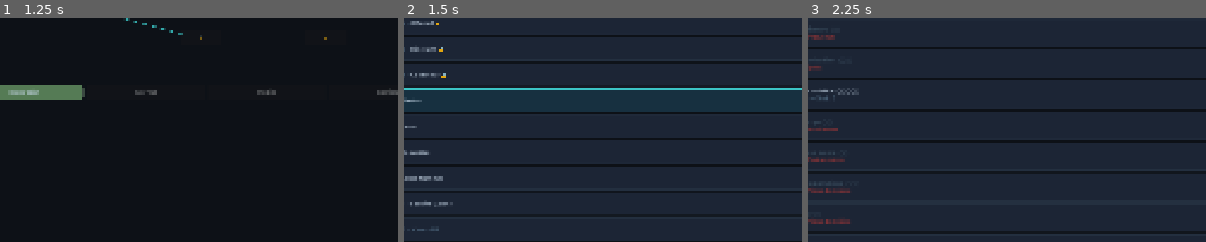
Above: before the commit, frames 1-3 (left to right).
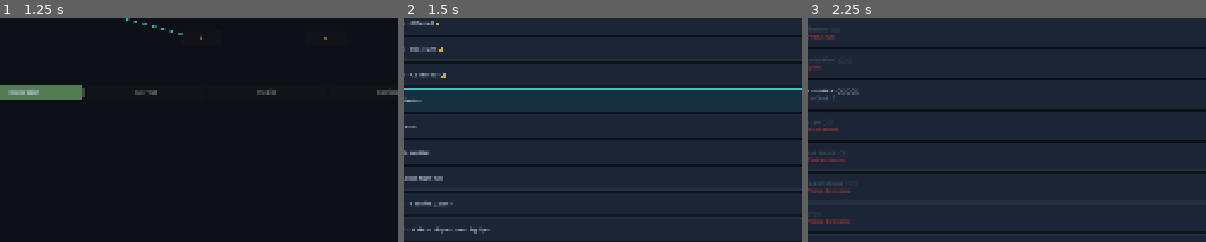
Above: after the commit, the same moments.

Repository: Aym2ric/vaisseau-minier
Game: Godot game, scene res://scenes/main.tscn
The game is run twice, just before and just after one commit, with the same random seed, the same clock (stepped at 60 frames per second) and the same inputs.
Inputs:
- Up to frame 1 (1.25 s): click "NAVIGATION" at 0.5 s
- Up to frame 2 (1.5 s): click "HANGAR" at 1.25 s
- Up to frame 3 (2.25 s): click "RECHERCHE" at 2 s
The pictures show only the part of the screen within x 14-64%, y 34-84%; the shares and areas given below are measured in that part.

Frame 1 is identical in both runs. In frame 2, 0.2% of the frame differs, in the area x 2-22%, y 92-97%; in frame 3, nothing differs.
Error before the commit: Parse Error: Could not resolve class "Laser", because of a parser error. (res://scenes/ship/ship.gd:25)

Commit message:
Jalon 8 Polish : système de modules passifs (16 modules, 1-4 slots)
- GameData.MODULES : 16 modules (aimant, scanner, optimiseur minier, etc.)
- SaveGame : slot_count(), module_active(), equip/unequip_module(),
  module_dmg_mult(), module_rate_mult(), module_mine_mult()
- Hooks passifs : blindage (-15% dégâts), générateur bouclier (+15 PV),
  nanorobots (+0,3 PV/s), propulseur (+15% vitesse), condensateur (-20% dash),
  amplificateur (+20% dmg), accélérateur (+20% cadence), optimiseur (+25% mine)
- Hub Hangar : slots réels cliquables avec picker dans le panneau détail
- Fix laser.gd : indentation match evo dans else
- Fix rocket.gd : area_entered ne peut pas être Rock (StaticBody2D)
- Fix ship.gd : auto-visée cible tous les éléments sans filtre is_mineable
- 130/130 tests

Co-Authored-By: Claude Sonnet 4.6 <noreply@anthropic.com>

Diff:
--- a/autoload/game_data.gd
+++ b/autoload/game_data.gd
@@ -237,6 +237,26 @@
 	"dmg":    {"name": "Munitions perforantes","desc": "+25 % de dégâts de tir."},
 	"mult":   {"name": "Scanner de minerai",   "desc": "+0,25 multiplicateur de butin."},
 	"mine":   {"name": "Forage intensif",      "desc": "+40 % de vitesse de minage."},
+}
+
+## 16 modules passifs équipables dans les emplacements débloqués via Logistique.
+const MODULES: Dictionary = {
+	"aimant":                      {"name": "Aimant",                      "desc": "+30 % rayon de ramassage."},
+	"scanner":                     {"name": "Scanner",                     "desc": "Révèle les ressources et POI hors écran."},
+	"optimiseur_minier":           {"name": "Optimiseur minier",           "desc": "+25 % dégâts de minage."},
+	"drone_collecteur":            {"name": "Drone collecteur",            "desc": "Collecte automatiquement les pickups proches."},
+	"generateur_bouclier":         {"name": "Générateur de bouclier",      "desc": "+15 PV maximum au début de chaque run."},
+	"blindage_renforce":           {"name": "Blindage renforcé",           "desc": "-15 % dégâts reçus."},
+	"nanorobots":                  {"name": "Nanorobots",                  "desc": "Régénère 0,3 PV/s en run."},
+	"champ_repulsif":              {"name": "Champ répulsif",              "desc": "Repousse les ennemis au contact."},
+	"drone_offensif":              {"name": "Drone offensif",              "desc": "Drone de combat qui attaque les ennemis proches."},
+	"amplificateur":               {"name": "Amplificateur",               "desc": "+20 % dégâts de combat."},
+	"accelerateur":                {"name": "Accélérateur",                "desc": "+20 % cadence de tir."},
+	"systeme_ciblage":             {"name": "Système de ciblage",          "desc": "+10 % chance de coup critique."},
+	"propulseur_auxiliaire":       {"name": "Propulseur auxiliaire",       "desc": "+15 % vitesse de déplacement."},
+	"stabilisateur":               {"name": "Stabilisateur",               "desc": "Réduit la friction de 30 %."},
+	"protection_environnementale": {"name": "Protection environnementale", "desc": "-50 % effets environnementaux."},
+	"condensateur":                {"name": "Condensateur",                "desc": "-20 % temps de recharge de l'esquive."},
 }
 
 ## Compétences permanentes — débloquées en dépensant des ressources dans les 4 arbres.
--- a/autoload/run_state.gd
+++ b/autoload/run_state.gd
@@ -54,6 +54,8 @@
 	ship_combat_mult = float(sdef["combat_mult"])
 	ship_mining_mult = float(sdef["mining_mult"])
 	max_hull     = float(sdef["hull"]) + 15.0 * SaveGame.skill("hull")
+	if SaveGame.module_active("generateur_bouclier"):
+		max_hull += 15.0
 	hull         = max_hull
 	cargo        = {}
 	threat       = 0.0
@@ -83,6 +85,8 @@
 	threat += delta * float(GameData.CONFIG["threat_rate"]) * threat_mult * slow
 	if active and SaveGame.skill("repair_nano") > 0:
 		heal(0.5 * SaveGame.skill("repair_nano") * delta)
+	if active and SaveGame.module_active("nanorobots"):
+		heal(0.3 * delta)
 
 
 func threat_level() -> int:
@@ -127,7 +131,8 @@
 func damage(amount: float) -> void:
 	if not active:
 		return
-	hull = max(0.0, hull - amount)
+	var actual := amount * (0.85 if SaveGame.module_active("blindage_renforce") else 1.0)
+	hull = max(0.0, hull - actual)
 	hull_changed.emit(hull, max_hull)
 	if hull <= 0.0:
 		active = false
--- a/autoload/save_game.gd
+++ b/autoload/save_game.gd
@@ -18,7 +18,7 @@
 		"boss_killed": {},
 		"found": {"fer": true},
 		"weapons": {"blaster": true},
-		"equipped": {"weapon": "blaster"},
+		"equipped": {"weapon": "blaster", "modules": []},
 		"selected_ship": "polyvalent",
 		"ships_unlocked": {"polyvalent": true},
 		"evos_unlocked": {},
@@ -48,6 +48,10 @@
 		data["equipped"] = {"weapon": String(data["equipped"])}
 	# Migration : suppression de l'ancien champ "credits"
 	data.erase("credits")
+	# Migration : ajouter modules: [] si absent de equipped
+	var eq: Dictionary = data["equipped"]
+	if not eq.has("modules"):
+		eq["modules"] = []
 
 
 func save_game() -> void:
@@ -80,6 +84,53 @@
 func evo_unlocked(id: String) -> bool:
 	var evos: Dictionary = data.get("evos_unlocked", {})
 	return bool(evos.get(id, false))
+
+
+func slot_count() -> int:
+	return 1 + mini(skill("module_slot_1") + skill("module_slot_2") + skill("module_slot_3"), 3)
+
+
+func module_active(id: String) -> bool:
+	var modules: Array = (data.get("equipped", {}) as Dictionary).get("modules", [])
+	return id in modules
+
+
+func equip_module(id: String) -> bool:
+	if not GameData.MODULES.has(id):
+		return false
+	var equipped: Dictionary = data["equipped"]
+	var modules: Array = equipped.get("modules", [])
+	if id in modules:
+		return false
+	if modules.size() >= slot_count():
+		return false
+	modules.append(id)
+	equipped["modules"] = modules
+	save_game()
+	return true
+
+
+func unequip_module(id: String) -> bool:
+	var equipped: Dictionary = data["equipped"]
+	var modules: Array = equipped.get("modules", [])
+	if id not in modules:
+		return false
+	modules.erase(id)
+	equipped["modules"] = modules
+	save_game()
+	return true
+
+
+func module_dmg_mult() -> float:
+	return 1.2 if module_active("amplificateur") else 1.0
+
+
+func module_rate_mult() -> float:
+	return 0.8 if module_active("accelerateur") else 1.0
+
+
+func module_mine_mult() -> float:
+	return 1.25 if module_active("optimiseur_minier") else 1.0
 
 
 func skill(id: String) -> int:
--- a/scenes/hub/hub.gd
+++ b/scenes/hub/hub.gd
@@ -409,10 +409,24 @@
 	# Capacité (dash seulement)
 	col.add_child(_slot_row("Capacité", "Esquive (Dash)", false))
 
-	# Modules (verrouillés)
+	# Modules
+	var slots := SaveGame.slot_count()
+	var equipped_mods: Array = (SaveGame.data.get("equipped", {}) as Dictionary).get("modules", [])
 	for i in 4:
-		var mod_slots := SaveGame.skill("magnet")  # placeholder: nb modules débloqués
-		col.add_child(_slot_row("Module %d" % (i + 1), "Verrouillé", false, i < mod_slots))
+		if i >= slots:
+			col.add_child(_slot_row("Module %d" % (i + 1), "Verrouillé", false, false))
+		else:
+			var mod_id: String = equipped_mods[i] if i < equipped_mods.size() else ""
+			var mod_label: String = String(GameData.MODULES[mod_id]["name"]) if mod_id != "" else "Vide — cliquer pour équiper"
+			var row := _slot_row("Module %d" % (i + 1), mod_label, true)
+			(row as PanelContainer).add_theme_stylebox_override("panel",
+				_flat(BG_SEL if mod_id != "" else BG_ITEM, 6, CYAN if mod_id != "" else BORDER))
+			var cap_i: int = i
+			(row as PanelContainer).gui_input.connect(func(event: InputEvent) -> void:
+				if event is InputEventMouseButton and (event as InputEventMouseButton).pressed:
+					_show_module_slot(cap_i)
+			)
+			col.add_child(row)
 
 	# Statistiques dans le détail
 	_refresh_hangar_detail()
@@ -472,6 +486,50 @@
 		var cd := float(wdef.get("cooldown", 1.0))
 		_detail_row("Cadence", "%.2f s" % cd if cd > 0.0 else "Continu")
 	_detail_row("Description", String(sdef["desc"]))
+
+func _show_module_slot(slot_idx: int) -> void:
+	_clear_detail()
+	var equipped_mods: Array = (SaveGame.data.get("equipped", {}) as Dictionary).get("modules", [])
+	var current_id: String = equipped_mods[slot_idx] if slot_idx < equipped_mods.size() else ""
+
+	_detail_title.text = "Emplacement Module %d" % (slot_idx + 1)
+
+	if current_id != "":
+		var mdef: Dictionary = GameData.MODULES[current_id]
+		_detail_row("Équipé", String(mdef["name"]))
+		_detail_row("Effet", String(mdef["desc"]))
+		var unequip_btn := _action_btn("RETIRER", RED_ERR)
+		unequip_btn.pressed.connect(func() -> void:
+			SaveGame.unequip_module(current_id)
+			_switch_section("hangar")
+		)
+		_detail_body.add_child(unequip_btn)
+	else:
+		_detail_row("Statut", "Aucun module équipé")
+
+	var sep := HSeparator.new()
+	sep.add_theme_constant_override("separation", 12)
+	_detail_body.add_child(sep)
+
+	var lbl := Label.new()
+	lbl.text = "MODULES DISPONIBLES"
+	lbl.add_theme_font_size_override("font_size", 10)
+	lbl.add_theme_color_override("font_color", MUTED)
+	_detail_body.add_child(lbl)
+
+	for mod_id in GameData.MODULES:
+		if mod_id in equipped_mods:
+			continue
+		var mdef: Dictionary = GameData.MODULES[mod_id]
+		var btn := _action_btn(String(mdef["name"]), CYAN.darkened(0.5))
+		var cap_id: String = mod_id
+		btn.tooltip_text = String(mdef["desc"])
+		btn.pressed.connect(func() -> void:
+			SaveGame.equip_module(cap_id)
+			_switch_section("hangar")
+		)
+		_detail_body.add_child(btn)
+
 
 # ==================================================================
 # SECTION : RECHERCHE
--- a/scenes/ship/ship.gd
+++ b/scenes/ship/ship.gd
@@ -53,7 +53,8 @@
 	var max_speed: float = float(sdef["speed"]) \
 		* (1.0 + 0.08 * SaveGame.skill("thrust")) \
 		* (1.0 + 0.12 * SaveGame.skill("sprint_boost")) \
-		* (1.0 + 0.15 * RunState.run_upgrade_level("speed"))
+		* (1.0 + 0.15 * RunState.run_upgrade_level("speed")) \
+		* (1.15 if SaveGame.module_active("propulseur_auxiliaire") else 1.0)
 	var move := Input.get_vector("move_left", "move_right", "move_up", "move_down")
 	var aim  := Input.get_vector("aim_left", "aim_right", "aim_up", "aim_down")
 	thrusting = false
@@ -133,9 +134,6 @@
 		var col: Node2D = result["collider"]
 		if not is_instance_valid(col):
 			continue
-		# Exclure les murs friables (rock/hard) — cibler seulement ennemis + gisements minables
-		if col is Rock and not (col as Rock).is_mineable():
-			continue
 		var d := global_position.distance_to(col.global_position)
 		if d < nearest_dist:
 			nearest_dist = d
@@ -151,7 +149,7 @@
 	velocity     = dir * dash_vel
 	invulnerable = maxf(invulnerable, 0.3 + 0.1 * SaveGame.skill("dash_invuln"))
 	dash_time    = 0.2
-	dash_cooldown = float(GameData.CONFIG["dash_cooldown"]) * maxf(0.3, 1.0 - 0.15 * SaveGame.skill("dash_cooldown_skill"))
+	dash_cooldown = float(GameData.CONFIG["dash_cooldown"]) * maxf(0.3, 1.0 - 0.15 * SaveGame.skill("dash_cooldown_skill") - 0.20 * (1.0 if SaveGame.module_active("condensateur") else 0.0))
 
 
 func take_damage(amount: float) -> void:
--- a/scenes/weapons/blaster.gd
+++ b/scenes/weapons/blaster.gd
@@ -16,7 +16,7 @@
 		"blaster_heavy":   cooldown_mult *= 2.0
 		"blaster_gatling": cooldown_mult *= 0.5
 		"blaster_burst":   cooldown_mult *= 1.5
-	cooldown = float(stats["cooldown"]) * cooldown_mult
+	cooldown = float(stats["cooldown"]) * cooldown_mult * SaveGame.module_rate_mult()
 	var count := 1 + SaveGame.skill("blaster_multi") + RunState.run_upgrade_level("multi")
 	match evo:
 		"blaster_drill":   count += 1
@@ -35,9 +35,9 @@
 		"blaster_drill":     mine_evo = 2.0
 		"blaster_scatter":   mine_evo = 0.75
 		"blaster_burst":     mine_evo = 1.3
-	var damage := float(stats["damage"]) * (1.0 + 0.2 * SaveGame.skill("blaster_dmg")) * (1.0 + 0.25 * RunState.run_upgrade_level("dmg")) * dmg_evo * RunState.ship_combat_mult
+	var damage := float(stats["damage"]) * (1.0 + 0.2 * SaveGame.skill("blaster_dmg")) * (1.0 + 0.25 * RunState.run_upgrade_level("dmg")) * dmg_evo * RunState.ship_combat_mult * SaveGame.module_dmg_mult()
 	var mine_mult := (1.0 + 0.2 * SaveGame.skill("mine_speed")) * (1.0 + 0.15 * SaveGame.skill("mine_range")) * (1.0 + 0.4 * RunState.run_upgrade_level("mine"))
-	var mining_dmg := float(stats["mining_damage"]) * mine_mult * mine_evo * RunState.ship_mining_mult
+	var mining_dmg := float(stats["mining_damage"]) * mine_mult * mine_evo * RunState.ship_mining_mult * SaveGame.module_mine_mult()
 	var spread := 0.12
 	if evo == "blaster_scatter": spread = 0.22
 	for i in count:
--- a/scenes/weapons/flame.gd
+++ b/scenes/weapons/flame.gd
@@ -12,7 +12,7 @@
 func update_weapon(delta: float, firing: bool) -> void:
 	_time += delta
 	var stats: Dictionary = GameData.WEAPONS["flame"]
-	var fuel_rate := float(stats["fuel_rate"]) * maxf(0.3, 1.0 - 0.15 * RunState.run_upgrade_level("rate"))
+	var fuel_rate := float(stats["fuel_rate"]) * maxf(0.3, 1.0 - 0.15 * RunState.run_upgrade_level("rate")) * SaveGame.module_rate_mult()
 	var cool_rate := float(stats["cool_rate"]) * (1.0 + 0.15 * SaveGame.skill("flame_fuel")) * (1.0 + 0.08 * SaveGame.skill("fire_rate_perm"))
 
 	var evo := RunState.run_evolution
@@ -71,8 +71,8 @@
 		"flame_wide":    mine_evo = 2.0
 		"flame_torrent": mine_evo = 1.3
 		"flame_inferno": mine_evo = 1.3
-	var dmg_mult := (1.0 + 0.2 * SaveGame.skill("flame_dmg")) * (1.0 + 0.25 * RunState.run_upgrade_level("dmg")) * dmg_evo
-	var mine_mult := (1.0 + 0.2 * SaveGame.skill("mine_speed")) * (1.0 + 0.15 * SaveGame.skill("mine_range")) * (1.0 + 0.4 * RunState.run_upgrade_level("mine")) * mine_evo
+	var dmg_mult := (1.0 + 0.2 * SaveGame.skill("flame_dmg")) * (1.0 + 0.25 * RunState.run_upgrade_level("dmg")) * dmg_evo * SaveGame.module_dmg_mult()
+	var mine_mult := (1.0 + 0.2 * SaveGame.skill("mine_speed")) * (1.0 + 0.15 * SaveGame.skill("mine_range")) * (1.0 + 0.4 * RunState.run_upgrade_level("mine")) * mine_evo * SaveGame.module_mine_mult()
 
 	for result in space.intersect_shape(q, 16):
 		var col: Node2D = result["collider"]
--- a/scenes/weapons/laser.gd
+++ b/scenes/weapons/laser.gd
@@ -36,7 +36,7 @@
 func update_weapon(delta: float, firing: bool) -> void:
 	var stats: Dictionary = GameData.WEAPONS["laser"]
 	var evo_top := RunState.run_evolution
-	var heat_rate := float(stats["heat_rate"]) * maxf(0.3, 1.0 - 0.15 * RunState.run_upgrade_level("rate"))
+	var heat_rate := float(stats["heat_rate"]) * maxf(0.3, 1.0 - 0.15 * RunState.run_upgrade_level("rate")) * SaveGame.module_rate_mult()
 	if evo_top == "laser_sustained": heat_rate *= 1.3
 	var cool_rate := float(stats["cool_rate"]) * (1.0 + 0.15 * SaveGame.skill("laser_cool")) * (1.0 + 0.08 * SaveGame.skill("fire_rate_perm"))
 	if firing and not overheated:
@@ -77,17 +77,17 @@
 					"laser_deep":      mine_evo = 2.0
 					"laser_sustained": mine_evo = 1.3
 					"laser_prism":     mine_evo = 1.2
-				hit_dmg = float(stats["mining_damage"]) * mine_mult * mine_evo * RunState.ship_mining_mult * delta
+				hit_dmg = float(stats["mining_damage"]) * mine_mult * mine_evo * RunState.ship_mining_mult * SaveGame.module_mine_mult() * delta
 			else:
 				var dmg_evo := 1.0
-			match evo:
-				"laser_overload":  dmg_evo = 1.75
-				"laser_focused":   dmg_evo = 1.5
-				"laser_cutter":    dmg_evo = 0.5
-				"laser_deep":      dmg_evo = 0.6
-				"laser_sustained": dmg_evo = 1.3
-				"laser_prism":     dmg_evo = 1.2
-				hit_dmg = float(stats["damage"]) * (1.0 + 0.2 * SaveGame.skill("laser_dmg")) * (1.0 + 0.25 * RunState.run_upgrade_level("dmg")) * dmg_evo * RunState.ship_combat_mult * delta
+				match evo:
+					"laser_overload":  dmg_evo = 1.75
+					"laser_focused":   dmg_evo = 1.5
+					"laser_cutter":    dmg_evo = 0.5
+					"laser_deep":      dmg_evo = 0.6
+					"laser_sustained": dmg_evo = 1.3
+					"laser_prism":     dmg_evo = 1.2
+				hit_dmg = float(stats["damage"]) * (1.0 + 0.2 * SaveGame.skill("laser_dmg")) * (1.0 + 0.25 * RunState.run_upgrade_level("dmg")) * dmg_evo * RunState.ship_combat_mult * SaveGame.module_dmg_mult() * delta
 			col.take_hit(hit_dmg)
 
 		var core_color := Color("5bdfff").lerp(Color("ff5a5f"), heat)
--- a/scenes/weapons/launcher.gd
+++ b/scenes/weapons/launcher.gd
@@ -15,7 +15,7 @@
 		return
 	var stats: Dictionary = GameData.WEAPONS["launcher"]
 	var evo := RunState.run_evolution
-	cooldown = float(stats["cooldown"]) * maxf(0.3, 1.0 - 0.2 * RunState.run_upgrade_level("rate") - 0.08 * SaveGame.skill("fire_rate_perm"))
+	cooldown = float(stats["cooldown"]) * maxf(0.3, 1.0 - 0.2 * RunState.run_upgrade_level("rate") - 0.08 * SaveGame.skill("fire_rate_perm")) * SaveGame.module_rate_mult()
 	var dmg_evo := 1.0
 	match evo:
 		"launcher_swarm":   dmg_evo = 0.6
@@ -29,8 +29,8 @@
 		"launcher_cluster": mine_evo = 2.0
 		"launcher_napalm":  mine_evo = 1.2
 		"launcher_salvo":   mine_evo = 0.9
-	var dmg_mult := (1.0 + 0.2 * SaveGame.skill("launcher_dmg")) * (1.0 + 0.25 * RunState.run_upgrade_level("dmg")) * dmg_evo
-	var mine_mult := (1.0 + 0.2 * SaveGame.skill("mine_speed")) * (1.0 + 0.4 * RunState.run_upgrade_level("mine")) * mine_evo
+	var dmg_mult := (1.0 + 0.2 * SaveGame.skill("launcher_dmg")) * (1.0 + 0.25 * RunState.run_upgrade_level("dmg")) * dmg_evo * SaveGame.module_dmg_mult()
+	var mine_mult := (1.0 + 0.2 * SaveGame.skill("mine_speed")) * (1.0 + 0.4 * RunState.run_upgrade_level("mine")) * mine_evo * SaveGame.module_mine_mult()
 	var extra := 2 if evo == "launcher_swarm" else (1 if evo in ["launcher_cluster", "launcher_salvo"] else 0)
 	var count := 1 + RunState.run_upgrade_level("multi") + extra
 	var radius_mult := 1.0
--- a/scenes/weapons/rocket.gd
+++ b/scenes/weapons/rocket.gd
@@ -41,8 +41,7 @@
 
 func _on_area_entered(area: Area2D) -> void:
 	if area.has_method("take_hit"):
-		var hit_dmg := mining_damage if (area is Rock and (area as Rock).is_mineable()) else damage
-		area.take_hit(hit_dmg)
+		area.take_hit(damage)
 	_explode(area)
 
 
--- a/tests/test_game_data.gd
+++ b/tests/test_game_data.gd
@@ -259,6 +259,22 @@
 	return true
 
 
+func test_modules_count() -> bool:
+	if GameData.MODULES.size() != 16:
+		push_error("MODULES devrait avoir 16 entrées, en a %d" % GameData.MODULES.size())
+		return false
+	return true
+
+
+func test_modules_have_all_fields() -> bool:
+	for id in GameData.MODULES:
+		for field in ["name", "desc"]:
+			if not GameData.MODULES[id].has(field):
+				push_error("MODULES[%s] manque le champ : %s" % [id, field])
+				return false
+	return true
+
+
 func test_skill_ship_unlocks_reference_valid_ships() -> bool:
 	for id in GameData.SKILLS:
 		var ship_id: String = String(GameData.SKILLS[id].get("unlocks_ship", ""))
--- a/tests/test_save_game.gd
+++ b/tests/test_save_game.gd
@@ -192,6 +192,67 @@
 	return result and unlocked
 
 
+func test_slot_count_starts_at_one() -> bool:
+	var old_skills: Dictionary = SaveGame.data["skills"].duplicate()
+	SaveGame.data["skills"] = {}
+	var result := SaveGame.slot_count() == 1
+	SaveGame.data["skills"] = old_skills
+	return result
+
+
+func test_module_active_false_by_default() -> bool:
+	var old_eq: Dictionary = SaveGame.data["equipped"].duplicate()
+	SaveGame.data["equipped"] = {"weapon": "blaster", "modules": []}
+	var result := not SaveGame.module_active("aimant")
+	SaveGame.data["equipped"] = old_eq
+	return result
+
+
+func test_equip_module_basic() -> bool:
+	var old_eq: Dictionary = SaveGame.data["equipped"].duplicate(true)
+	var old_skills: Dictionary = SaveGame.data["skills"].duplicate()
+	SaveGame.data["skills"] = {}
+	SaveGame.data["equipped"] = {"weapon": "blaster", "modules": []}
+	var result := SaveGame.equip_module("aimant") and SaveGame.module_active("aimant")
+	SaveGame.data["equipped"] = old_eq
+	SaveGame.data["skills"] = old_skills
+	return result
+
+
+func test_equip_module_no_duplicate() -> bool:
+	var old_eq: Dictionary = SaveGame.data["equipped"].duplicate(true)
+	var old_skills: Dictionary = SaveGame.data["skills"].duplicate()
+	SaveGame.data["skills"] = {}
+	SaveGame.data["equipped"] = {"weapon": "blaster", "modules": ["aimant"]}
+	var result := not SaveGame.equip_module("aimant")
+	SaveGame.data["equipped"] = old_eq
+	SaveGame.data["skills"] = old_skills
+	return result
+
+
+func test_equip_module_slot_limit() -> bool:
+	var old_eq: Dictionary = SaveGame.data["equipped"].duplicate(true)
+	var old_skills: Dictionary = SaveGame.data["skills"].duplicate()
+	SaveGame.data["skills"] = {}  # slot_count = 1
+	SaveGame.data["equipped"] = {"weapon": "blaster", "modules": ["aimant"]}
+	var result := not SaveGame.equip_module("amplificateur")
+	SaveGame.data["equipped"] = old_eq
+	SaveGame.data["skills"] = old_skills
+	return result
+
+
+func test_unequip_module() -> bool:
+	var old_eq: Dictionary = SaveGame.data["equipped"].duplicate(true)
+	SaveGame.data["equipped"] = {"weapon": "blaster", "modules": ["aimant"]}
+	var result := SaveGame.unequip_module("aimant") and not SaveGame.module_active("aimant")
+	SaveGame.data["equipped"] = old_eq
+	return result
+
+
+func test_equip_module_unknown_returns_false() -> bool:
+	return not SaveGame.equip_module("module_inconnu_xyz")
+
+
 func test_buy_skill_unlocks_evo() -> bool:
 	var old_skills: Dictionary = SaveGame.data["skills"].duplicate()
 	var old_inv: Dictionary = SaveGame.data["inventory"].duplicate()
